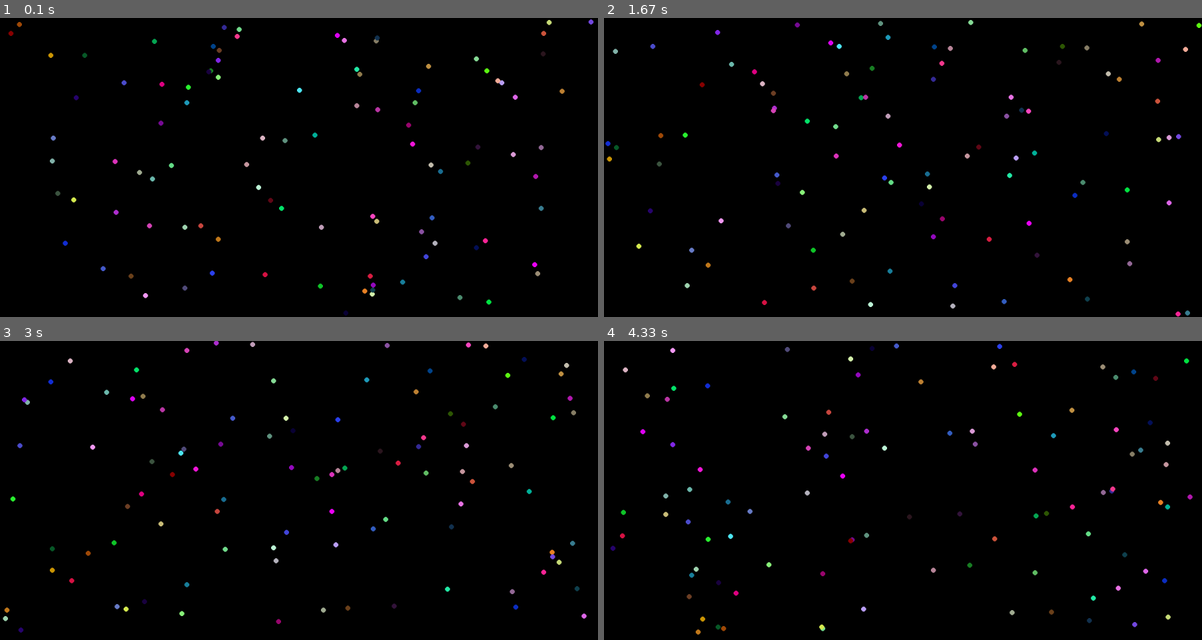
Above: before the commit, frames 1-4 (two rows, left to right).
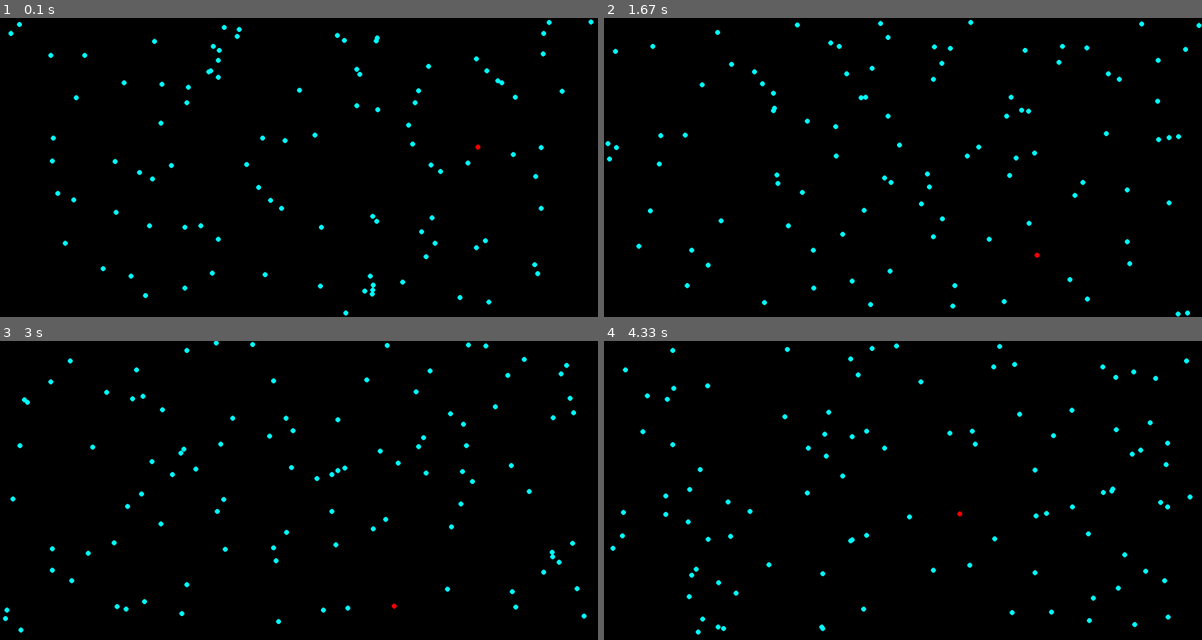
Above: after the commit, the same moments.

Repository: brendoser/Boids
Game: pygame game, started from herdimmu.py
The game is run twice, just before and just after one commit, with the same random seed, the same clock (stepped at 60 frames per second) and the same inputs.
Inputs:
- Up to frame 1 (0.1 s): no input
- Up to frame 2 (1.67 s): no input
- Up to frame 3 (3 s): no input
- Up to frame 4 (4.33 s): no input

The runs differ from the first frame. In frame 1, 1.3% of the frame differs, in the area x 1-100%, y 0-100%; in frame 2, 1.3%; in frame 3, 1.3%, in the area x 0-99%, y 0-98%; in frame 4, 1.3%.

Commit message:
Added attributes subclass

Diff:
--- a/herdimmu.py
+++ b/herdimmu.py
@@ -20,13 +20,22 @@
 SCREEN_HEIGHT = 600
 FRAMERATE = 30
 BOID_COUNT = 100
+INFEC_RAD = 20 # Infectious Radius
+
+color_sick = (255, 0, 0)
+color_well = (0, 255, 255)
+
 #seed(1)
+
+class attr():
+    def __init__(self):
+        self.sick = 0
 
 class Boid():
     def __init__(self, size, speed):
         super(Boid, self).__init__()
         self.size = size
-        self.color = (random()*255, random()*255, random()*255)
+        self.color = color_well # (random()*255, random()*255, random()*255)
         # Pick random position
         self.pos = np.array([0, 0], dtype=float)
         self.pos[0] = random() * (SCREEN_WIDTH - size) + size
@@ -37,7 +46,9 @@
         print(direction)
         self.vel[0] = np.cos(direction) * speed
         self.vel[1] = np.sin(direction) * speed
-        print(self.vel)
+        # Attributes
+        self.attr = attr()
+
 
     def update(self):
         # Update Position
@@ -47,6 +58,9 @@
             self.vel[0] *= -1
         if not (self.size < self.pos[1] < SCREEN_HEIGHT - self.size):
             self.vel[1] *= -1
+        # Change color if infected
+        if self.attr.sick == 1:
+            self.color = color_sick
 
     def draw(self, screen):
         pg.draw.circle(screen, self.color, self.pos, self.size)
@@ -61,6 +75,7 @@
     for i in range(BOID_COUNT):
         boiz.append(Boid(5, 5))
 
+    boiz[0].attr.sick = 1
 
     # Run until the game ends
     running = 1
